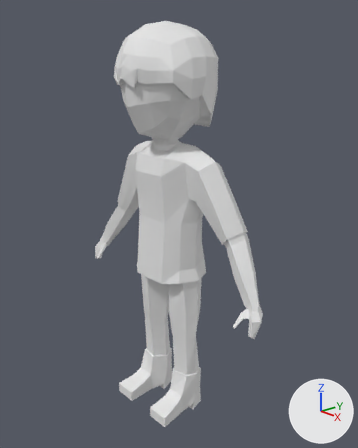
The Blender file Models/Character/character.blend, before and after one commit.
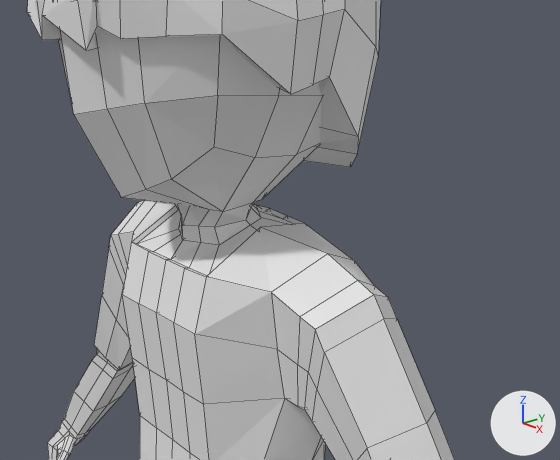
Each version is shown whole from a camera (50 mm lens) standing at (13.48, -11.57, 5.71) and looking at (0.26, 0.32, -0.17), then close up from a camera (50 mm lens) standing at (6.85, -5.22, 5.52) and looking at (0.29, 0.68, 2.6). The axes (+X, +Y, +Z) are drawn at lower right. The lights are the same throughout. The close-ups show mesh edges as thin lines. Materials are left out; every surface is plain grey.
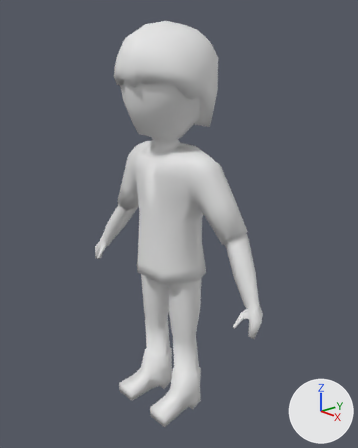
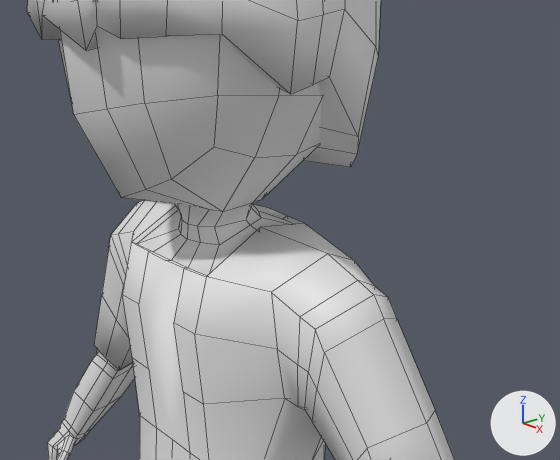
Changed parts and their boxes [x1, y1, x2, y2] in the close-ups (560 x 460 px):
part 1 of me_cube_001, cut back
    before: [139, 203, 286, 452]
    after: [139, 204, 286, 452]
part 2 of me_cube_001, shading changed
    both: [27, 0, 455, 460]

The change, as a list of edits to the scene's bpy script:
```text
Change me_cube_001:
    used by ob_cube; location = (0.0, 0.0, 0.0)
    remove me_cube_001.from_pydata(...)  # 933 vertices, 921 faces; spans x -4.74..4.74, y -1.95..1.81, z -7.68..6.93
    add me_cube_001.from_pydata(...)  # 903 vertices, 877 faces; spans x -4.74..4.74, y -1.95..1.81, z -7.68..6.93
    me_cube_001 part 1
    23 vertices are removed from x -0.36..0.36, y -0.92..1.24, z 1.04..3.05
    46 faces are deleted
    4 vertices in x 0.16..0.35, y -0.76..-0.42, z 2.49..2.86 move by (0.0, -0.01, 0.0)
    5 vertices are added at (0.0, -0.45, 2.85), (0.0, -0.77, 2.5), (-0.06, 1.13, 1.91), (0.0, -0.46, 2.68), (0.02, -0.71, 2.49)
    14 new faces join them
    me_cube_001 part 2: 853 kept faces spanning x -4.74..4.74, y -1.95..1.81, z -7.68..6.93 are now shaded smooth
```
